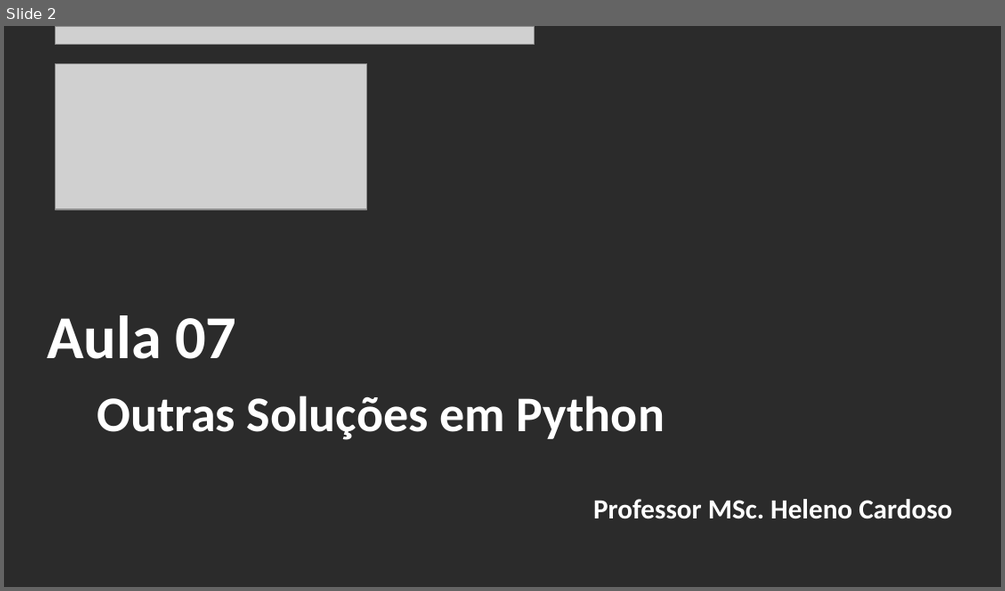
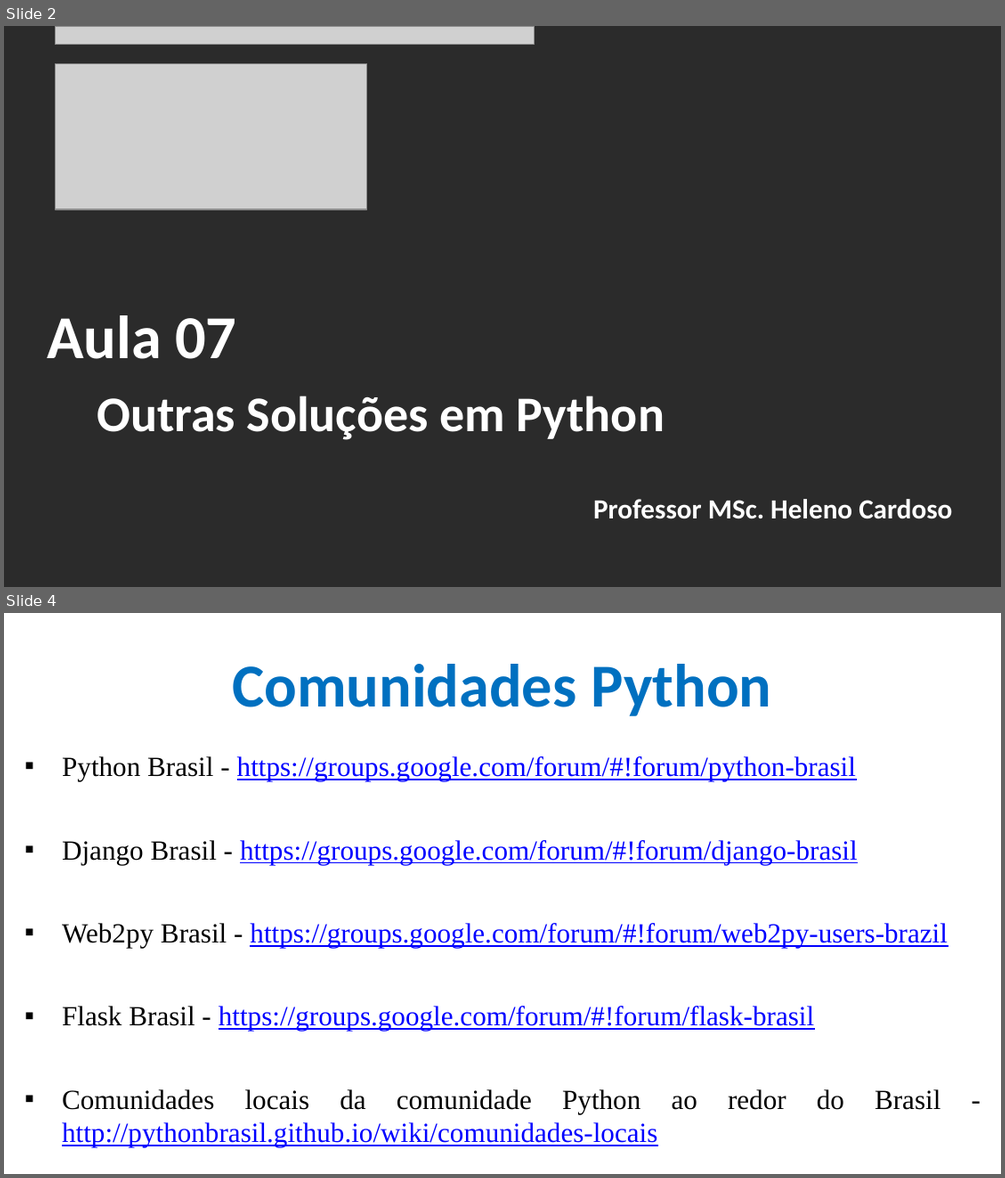
Before and after one commit to CloudEducationBrazil/WydenArea1AplicacaoCloudIndustria40Python, a slide deck: 01 Classes/Aula 07 - Aplicação Cloud Indústria 40 Python IoT Plataforma Outras Soluções.pptx. Shown one above the other, each under a label of ours: slide 2 before the commit, slides 2 and 4 after it; the slides between them are not shown. The pictures are 1005x591 and 1005x1178 pixels, drawn with LibreOffice and Linux fonts; fonts in the diff are those of the drawing; grey boxes stand for pictures; background and template pictures are left out; a plain dark background stands for a picture behind light text. Boxes give left, top, right and bottom in pixels: in the first picture for what was removed or moved away, otherwise in the second. Text is boxed around its words. In the diff, an @@ line names an element or a change of style, - is before the commit and + after.

Commit message:
Aula 07 Python IoT 16042023

```diff
--- a/01 Classes/Aula 07 - Aplicação Cloud Indústria 40 Python IoT Plataforma Outras Soluções.pptx
+++ b/01 Classes/Aula 07 - Aplicação Cloud Indústria 40 Python IoT Plataforma Outras Soluções.pptx
@@ slide 4 added at box(4, 613, 1001, 1174), background picture (left out) @@
@@ title added at box(232, 664, 772, 716), 44 pt, text #0070C0, bold @@
+Comunidades Python
@@ text added at box(62, 756, 947, 1147), 20 pt, text #0000FF, underline @@
+▪ Python Brasil - https://groups.google.com/forum/#!forum/python-brasil
+▪ Django Brasil - https://groups.google.com/forum/#!forum/django-brasil
+▪ Web2py Brasil - https://groups.google.com/forum/#!forum/web2py-users-brazil
+▪ Flask Brasil - https://groups.google.com/forum/#!forum/flask-brasil
+▪ Comunidades locais da comunidade Python ao redor do Brasil - http://pythonbrasil.github.io/wiki/comunidades-locais
```
Also in this commit, not shown: 4 slides changed, 15 other slides added, 1 slide removed, 2 other files.
